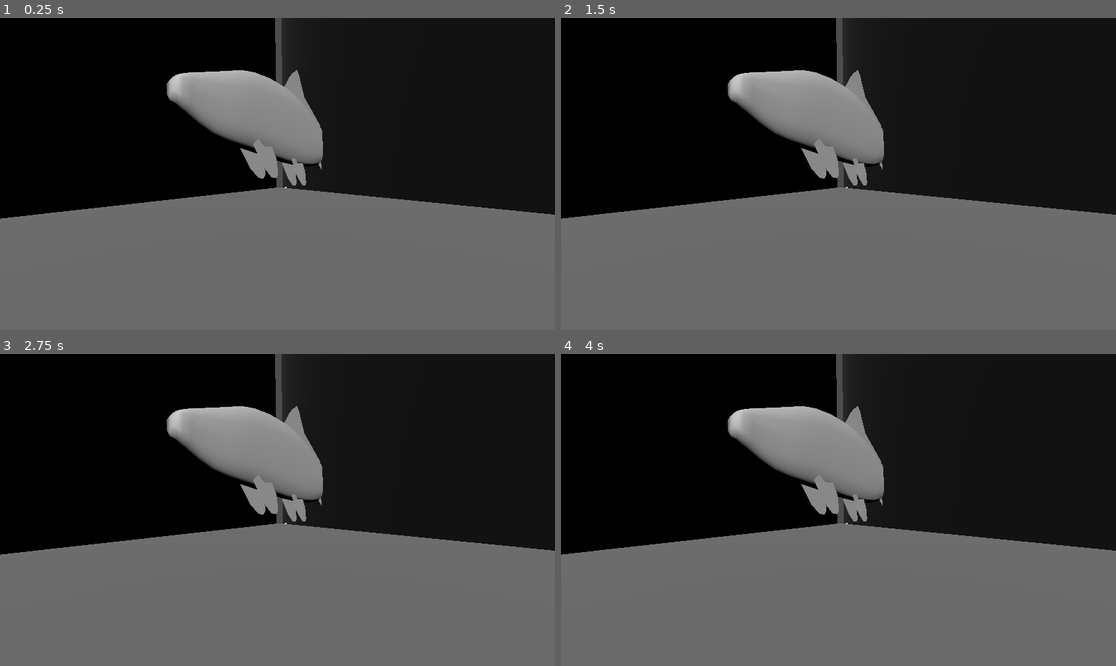
Above: before the commit, frames 1-4 (two rows, left to right).
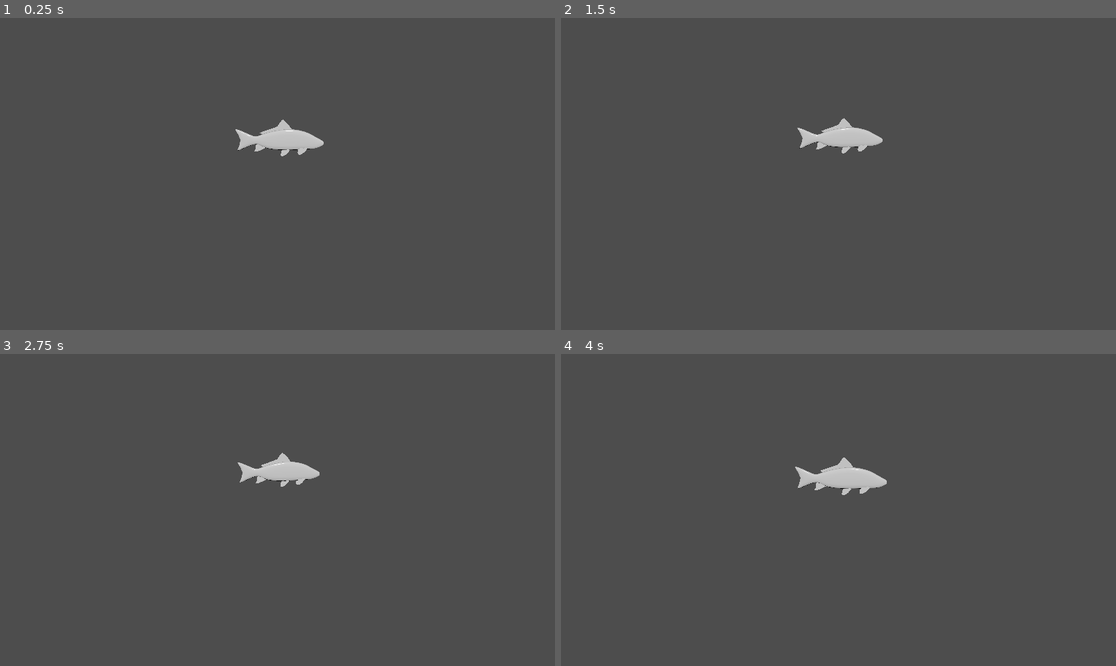
Above: after the commit, the same moments.

Repository: matvan99it/IL-GODOt
Game: Godot game, scene res://main.tscn
Two runs of this game, one before a commit and one after it. Both use one fixed random seed, a clock stepped at 60 frames per second and the inputs below.
Inputs:
- Up to frame 1 (0.25 s): no input
- Up to frame 2 (1.5 s): no input
- Up to frame 3 (2.75 s): no input
- Up to frame 4 (4 s): no input

The runs differ from the first frame. In frame 1, 99% of the frame differs, in the area x 0-100%, y 0-100%; in frame 2, 99%; in frame 3, 99%; in frame 4, 99%.

Commit message:
Animazioni pesciche

Diff:
--- a/My3D/fish.gd
+++ b/My3D/fish.gd
@@ -27,8 +27,7 @@
 	# side_to_side is a uniform float
 	direction.x += cos(time) * random_speed #side_to_side;
 	direction.y += cos(time) * random_speed
-	direction.z += cos(time) * random_speed
-
+	direction.x += cos(time) * random_speed
 	move_and_slide()
 
 	print(direction.x)
--- a/My3D/fish.tscn
+++ b/My3D/fish.tscn
@@ -1,13 +1,80 @@
-[gd_scene load_steps=3 format=3 uid="uid://bswl3y6551aih"]
+[gd_scene load_steps=5 format=3 uid="uid://bswl3y6551aih"]
 
-[ext_resource type="Script" path="res://fish.gd" id="1_mteb5"]
 [ext_resource type="PackedScene" uid="uid://dhv7nugot8tw2" path="res://art/fish.dae" id="2_atqcj"]
 
-[node name="CharacterBody3D" type="CharacterBody3D"]
-script = ExtResource("1_mteb5")
+[sub_resource type="Animation" id="Animation_xuk0g"]
+resource_name = "fish"
+length = 2.0
+loop_mode = 1
+tracks/0/type = "value"
+tracks/0/imported = false
+tracks/0/enabled = true
+tracks/0/path = NodePath(".:position")
+tracks/0/interp = 1
+tracks/0/loop_wrap = true
+tracks/0/keys = {
+"times": PackedFloat32Array(0, 1),
+"transitions": PackedFloat32Array(1, 1),
+"update": 0,
+"values": [Vector3(-1, 0, 0), Vector3(1, 0, 0)]
+}
+tracks/1/type = "value"
+tracks/1/imported = false
+tracks/1/enabled = true
+tracks/1/path = NodePath(".:rotation")
+tracks/1/interp = 1
+tracks/1/loop_wrap = true
+tracks/1/keys = {
+"times": PackedFloat32Array(0, 0.5, 1),
+"transitions": PackedFloat32Array(1, 1, 1),
+"update": 0,
+"values": [Vector3(0, -0.0872665, 0), Vector3(0, 0, 0), Vector3(0, 0.0872665, 0)]
+}
+
+[sub_resource type="Animation" id="Animation_ysio1"]
+length = 0.001
+tracks/0/type = "value"
+tracks/0/imported = false
+tracks/0/enabled = true
+tracks/0/path = NodePath(".:position")
+tracks/0/interp = 1
+tracks/0/loop_wrap = true
+tracks/0/keys = {
+"times": PackedFloat32Array(0),
+"transitions": PackedFloat32Array(1),
+"update": 0,
+"values": [Vector3(-5, 0, 0)]
+}
+tracks/1/type = "value"
+tracks/1/imported = false
+tracks/1/enabled = true
+tracks/1/path = NodePath(".:rotation")
+tracks/1/interp = 1
+tracks/1/loop_wrap = true
+tracks/1/keys = {
+"times": PackedFloat32Array(0),
+"transitions": PackedFloat32Array(1),
+"update": 0,
+"values": [Vector3(0, 0, 0)]
+}
+
+[sub_resource type="AnimationLibrary" id="AnimationLibrary_2yu34"]
+_data = {
+"RESET": SubResource("Animation_ysio1"),
+"fish": SubResource("Animation_xuk0g")
+}
+
+[node name="Fish" type="Skeleton3D"]
+transform = Transform3D(1, 0, 0, 0, 1, 0, 0, 0, 1, -5, 0, 0)
 
 [node name="Pivot" type="Node3D" parent="."]
 
 [node name="fish" parent="Pivot" instance=ExtResource("2_atqcj")]
+transform = Transform3D(1, 0, 0, 0, 1, 0, 0, 0, 1, 2.69092, 0, -0.645258)
 
 [node name="AnimationPlayer" type="AnimationPlayer" parent="."]
+libraries = {
+"": SubResource("AnimationLibrary_2yu34")
+}
+autoplay = "fish"
+metadata/body = 0.0
--- a/My3D/main.gd
+++ b/My3D/main.gd
@@ -1,8 +1,13 @@
 extends Node
-@export var fish_scene: PackedScene
 
 
 # Called when the node enters the scene tree for the first time.
 func _ready():
-	var mob = fish_scene.instantiate()
-	add_child(mob)
+	$wall_left.hide()
+	$wall_right.hide()
+	$Ground.hide()
+
+
+# Called every frame. 'delta' is the elapsed time since the previous frame.
+func _process(delta):
+	pass
--- a/My3D/main.tscn
+++ b/My3D/main.tscn
@@ -17,9 +17,9 @@
 
 [node name="Node" type="Node"]
 script = ExtResource("1_p2lh3")
-fish_scene = ExtResource("1_tu1t8")
 
 [node name="Ground" type="StaticBody3D" parent="."]
+visible = false
 
 [node name="CollisionShape3D" type="CollisionShape3D" parent="Ground"]
 shape = SubResource("BoxShape3D_4icb2")
@@ -29,6 +29,7 @@
 
 [node name="wall_left" type="StaticBody3D" parent="."]
 transform = Transform3D(1, 0, 0, 0, 1, 0, 0, 0, 1, 0, 25, 0)
+visible = false
 
 [node name="CollisionShape3D" type="CollisionShape3D" parent="wall_left"]
 transform = Transform3D(-4.37114e-08, 0, 1, 0, 1, 0, -1, 0, -4.37114e-08, 0, 0, -1)
@@ -40,6 +41,7 @@
 
 [node name="wall_right" type="StaticBody3D" parent="."]
 transform = Transform3D(1, 0, 0, 0, 1, 0, 0, 0, 1, 0, 25, 0)
+visible = false
 
 [node name="CollisionShape3D2" type="CollisionShape3D" parent="wall_right"]
 transform = Transform3D(-4.37114e-08, 0, 1, 0, 1, 0, -1, 0, -4.37114e-08, 0, 0, 1)
@@ -50,12 +52,12 @@
 mesh = SubResource("BoxMesh_i7xhh")
 
 [node name="XROrigin3D" type="XROrigin3D" parent="."]
+transform = Transform3D(0.997675, 0.0681546, 0, -0.0681546, 0.997675, 0, 0, 0, 1, 0, 0, 0)
 
 [node name="XRCamera3D" type="XRCamera3D" parent="XROrigin3D"]
-transform = Transform3D(0.0097339, -0.0655327, -0.997803, -0.00623521, 0.997827, -0.0655951, 0.999933, 0.00686001, 0.00930414, -30, 1.1, 0)
+transform = Transform3D(0.00629599, 0.351825, -0.936045, -0.0096947, 0.936041, 0.351758, 0.999933, 0.00686001, 0.00930414, -12.0419, 2.32678, 0)
 
 [node name="Fish" parent="." instance=ExtResource("1_tu1t8")]
-transform = Transform3D(-0.5, 0, -0.866025, 0, 1, 0, 0.866025, 0, -0.5, -27, 2, 3)
 
 [node name="DirectionalLight3D" type="DirectionalLight3D" parent="."]
 transform = Transform3D(0.451944, 0.184619, -0.872733, 0.822638, 0.292103, 0.487794, 0.344984, -0.938398, -0.0198606, -22.2868, 11.4778, 0)
